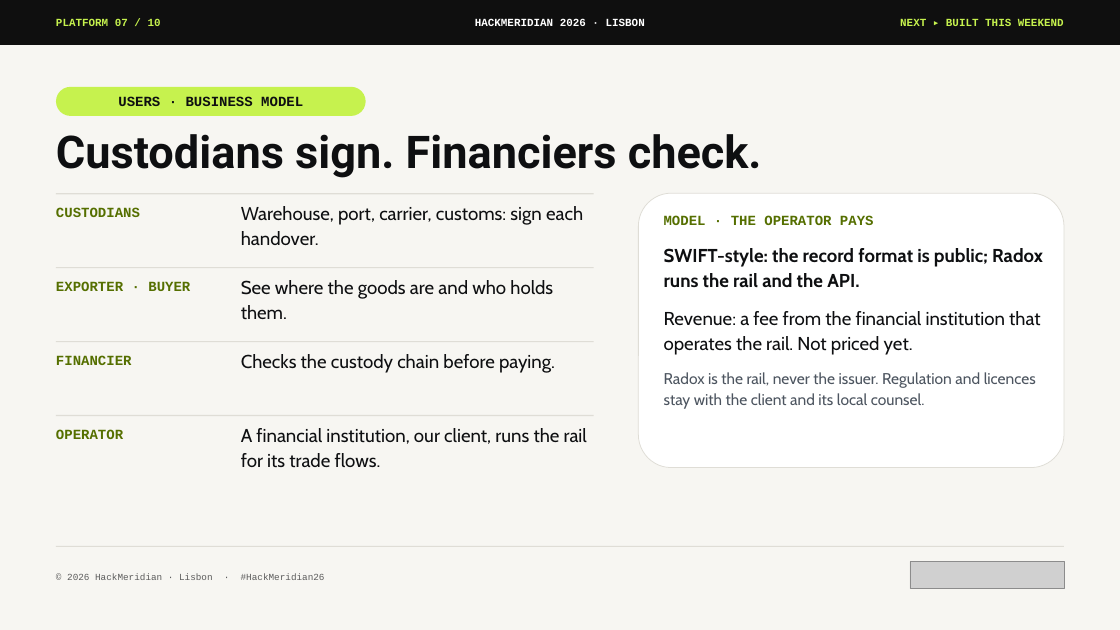
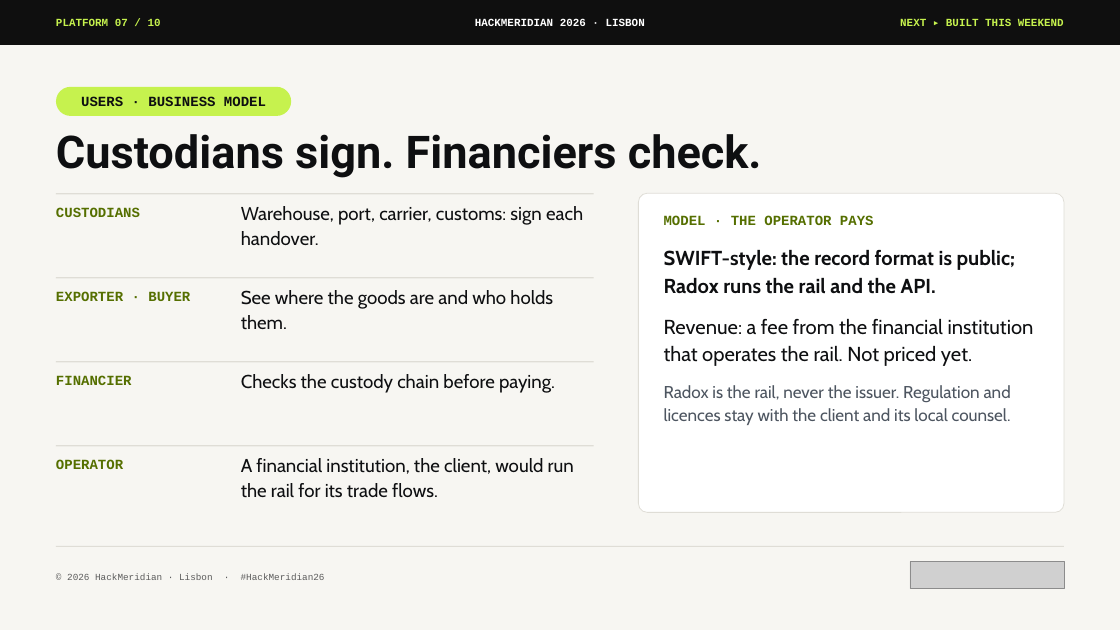
Before and after one commit to pwsaragossy/hackmeridian-cos, a slide deck: slide 7 of projects/hackmeridian-rail/deck/radox-custody-rail.pptx. Drawn at 1120x630 pixels with LibreOffice and Linux fonts; fonts in the diff are those of the drawing; grey boxes stand for pictures. Boxes give left, top, right and bottom in pixels: in the first picture for what was removed or moved away, otherwise in the second. Text is boxed around its words. In the diff, an @@ line names an element or a change of style, - is before the commit and + after.

Commit message:
update from hackmeridian-rail

```diff
--- a/projects/hackmeridian-rail/deck/radox-custody-rail.pptx
+++ b/projects/hackmeridian-rail/deck/radox-custody-rail.pptx
@@ rounded rectangle "USERS · BUSINESS MODEL": place and size @@
-rounded rectangle "USERS · BUSINESS MODEL" at <box>56,87,366,116</box>
+rounded rectangle "USERS · BUSINESS MODEL" at <box>56,87,291,116</box>
@@ rounded rectangle: place and size @@
-rounded rectangle at <box>638,193,1064,468</box>
+rounded rectangle at <box>638,193,1064,512</box>
@@ rounded rectangle at <box>638,193,1064,512</box>: proportions changed @@
@@ text "MODEL · THE OPERATOR PAYS" at <box>664,215,1034,425</box>: size 24 to 26 pt in "SWIFT-style: the record format is public; Radox ...", "Revenue: a fee from the financial institution ..."; size 20 to 22 pt in "Radox is the rail, never the issuer. ..."; more space between paragraphs @@
@@ 2 texts, 1 rectangle: place and size @@
-2 texts, 1 rectangle at <box>56,267,594,320</box>
+2 texts, 1 rectangle at <box>56,277,594,330</box>
@@ 2 texts, 1 rectangle: place and size @@
-2 texts, 1 rectangle at <box>56,341,594,373</box>
+2 texts, 1 rectangle at <box>56,361,594,393</box>
@@ rectangle: place and size @@
-rectangle at <box>56,415,594,416</box>
+rectangle at <box>56,445,594,446</box>
@@ text "OPERATOR": place and size @@
-text "OPERATOR" at <box>56,429,123,439</box>
+text "OPERATOR" at <box>56,459,123,469</box>
@@ text at <box>241,458,574,498</box>: text changed @@
-A financial institution, our client, runs the rail for its trade flows.
+A financial institution, the client, would run the rail for its trade flows.
```
Also in this commit, not shown: 9 other slides changed, 14 other files.
